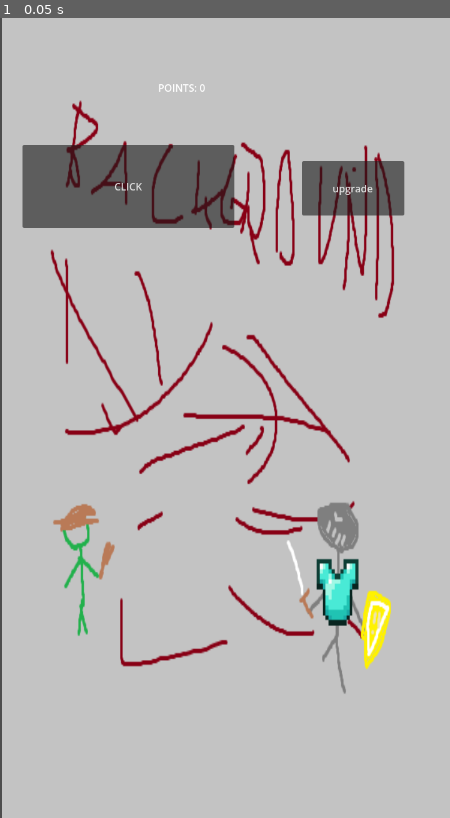
Above: before the commit, frame 1.
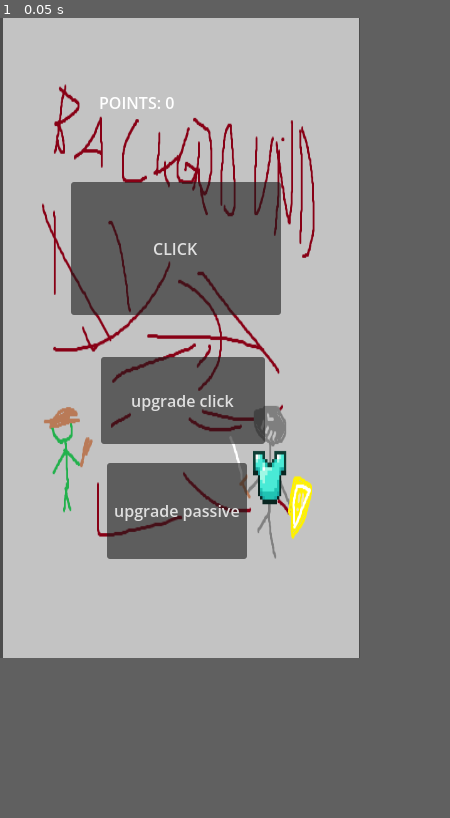
Above: after the commit, the same moment.

Repository: KTasarz/Clicker-na-zaliczenie
Game: Godot game, scene res://main.tscn
Same seed, same stepped clock (60 frames per second), same inputs: the game is played once before the commit and once after it.
Inputs:
- Up to frame 1 (0.05 s): no input
The window is 450x800 before the commit and 360x640 after it. Grey fills any space a smaller window leaves; there, only what the larger window draws over its background counts as a difference.

The runs differ from the first frame. In frame 1, 25% of the frame differs, in the area x 0-90%, y 0-100%.
Error before the commit: Parse Error: Class "UpgradeClass" hides an autoload singleton. (res://upgrade.gd:3)

Commit message:
bugfix upgradu
naprawienie skryptu z ulepszeniami

Diff:
--- a/OmegaButton.gd
+++ b/OmegaButton.gd
@@ -1,7 +1,6 @@
 extends Button
 
-@onready var banner = $"../Points"
-var times_pressed = 0
+@onready var banner = $"../PointsLabel"
 # Called when the node enters the scene tree for the first time.
 func _ready() -> void:
 	pass # Replace with function body.
@@ -12,5 +11,5 @@
 	pass
 
 func _on_pressed() -> void:
-	times_pressed = times_pressed + Points.click
-	banner.text = "POINTS: " + str(times_pressed)
+	Points.amount = Points.amount + Points.click
+	banner.text = "POINTS: " + str(Points.amount)
--- a/Points.gd
+++ b/Points.gd
@@ -1,8 +1,16 @@
-extends Node
+extends Node2D
 
-
+var amount = 0
 var passive = 0
 var click = 1
+
+# Called when the node enters the scene tree for the first time.
+func _ready() -> void:
+	pass # Replace with function body.
+
+# Called every frame. 'delta' is the elapsed time since the previous frame.
+func _process(delta: float) -> void:
+	pass
 
 # funkcja do zmiany zdobywania punktów pasywnych jak i klikane
 func add_passive_points(value):
@@ -11,12 +19,3 @@
 	click = round(value*0.1)
 	if click < 1:
 		click = 1
-
-# Called when the node enters the scene tree for the first time.
-func _ready() -> void:
-	pass # Replace with function body.
-
-
-# Called every frame. 'delta' is the elapsed time since the previous frame.
-func _process(delta: float) -> void:
-	pass
--- a/UpgradeButton.gd
+++ b/UpgradeButton.gd
@@ -1,5 +1,6 @@
 extends Button
 
+@onready var banner = $"../PointsLabel"
 var upgrade = UpgradeClass.new(10)
 
 # Called when the node enters the scene tree for the first time.
@@ -13,4 +14,7 @@
 
 
 func _on_pressed() -> void:
-	upgrade.upgrade_click()
+	if Points.amount >= upgrade.cost:
+		Points.amount = Points.amount - upgrade.cost
+		banner.text = "POINTS: " + str(Points.amount)
+		upgrade.upgrade_click()
--- a/main.tscn
+++ b/main.tscn
@@ -1,7 +1,7 @@
 [gd_scene format=3 uid="uid://wafa3marclht"]
 
 [ext_resource type="Texture2D" uid="uid://mjr5dcn8temv" path="res://Images/Background.png" id="1_ig7tw"]
-[ext_resource type="Script" uid="uid://cp8a6cy0th88x" path="res://OmegaButton.gd" id="2_0xm2m"]
+[ext_resource type="Script" uid="uid://cp8a6cy0th88x" path="res://omegaButton.gd" id="2_0xm2m"]
 [ext_resource type="Script" uid="uid://bbryd10rgt71h" path="res://UpgradeButton.gd" id="3_h2yge"]
 
 [node name="Node2D" type="Node2D" unique_id=1053027519]
@@ -9,33 +9,40 @@
 [node name="StaticBody2D" type="StaticBody2D" parent="." unique_id=1630122987]
 
 [node name="Sprite2D" type="Sprite2D" parent="StaticBody2D" unique_id=1891009167]
-position = Vector2(361.5, 640.25)
-scale = Vector2(1.2623239, 2.313743)
+position = Vector2(181.00002, 320.25003)
+scale = Vector2(0.62676054, 1.1564195)
 texture = ExtResource("1_ig7tw")
 
 [node name="Button" type="Button" parent="." unique_id=850827719]
-offset_left = 36.0
-offset_top = 203.0
-offset_right = 375.0
-offset_bottom = 336.0
+offset_left = 71.0
+offset_top = 164.0
+offset_right = 281.0
+offset_bottom = 297.0
 action_mode = 0
 text = "CLICK"
 script = ExtResource("2_0xm2m")
 
-[node name="Points" type="RichTextLabel" parent="." unique_id=121725895]
-offset_left = 253.0
-offset_top = 100.0
-offset_right = 415.0
-offset_bottom = 167.0
+[node name="PointsLabel" type="RichTextLabel" parent="." unique_id=121725895]
+offset_left = 99.0
+offset_top = 73.0
+offset_right = 261.0
+offset_bottom = 140.0
 text = "POINTS: 0"
 
 [node name="Button2" type="Button" parent="." unique_id=1909598559]
-offset_left = 483.0
-offset_top = 229.0
-offset_right = 647.0
-offset_bottom = 316.0
-text = "upgrade"
+offset_left = 101.0
+offset_top = 339.0
+offset_right = 265.0
+offset_bottom = 426.0
+text = "upgrade click"
 script = ExtResource("3_h2yge")
+
+[node name="Button3" type="Button" parent="." unique_id=952675157]
+offset_left = 107.0
+offset_top = 445.0
+offset_right = 247.0
+offset_bottom = 541.0
+text = "upgrade passive"
 
 [connection signal="pressed" from="Button" to="Button" method="_on_pressed"]
 [connection signal="pressed" from="Button2" to="Button2" method="_on_pressed"]
--- a/project.godot
+++ b/project.godot
@@ -18,12 +18,11 @@
 [autoload]
 
 Points="*uid://3ecxnr1jhy0u"
-UpgradeClass="*uid://b01rqhebxrqas"
 
 [display]
 
-window/size/viewport_width=720
-window/size/viewport_height=1280
+window/size/viewport_width=360
+window/size/viewport_height=640
 
 [physics]
 
